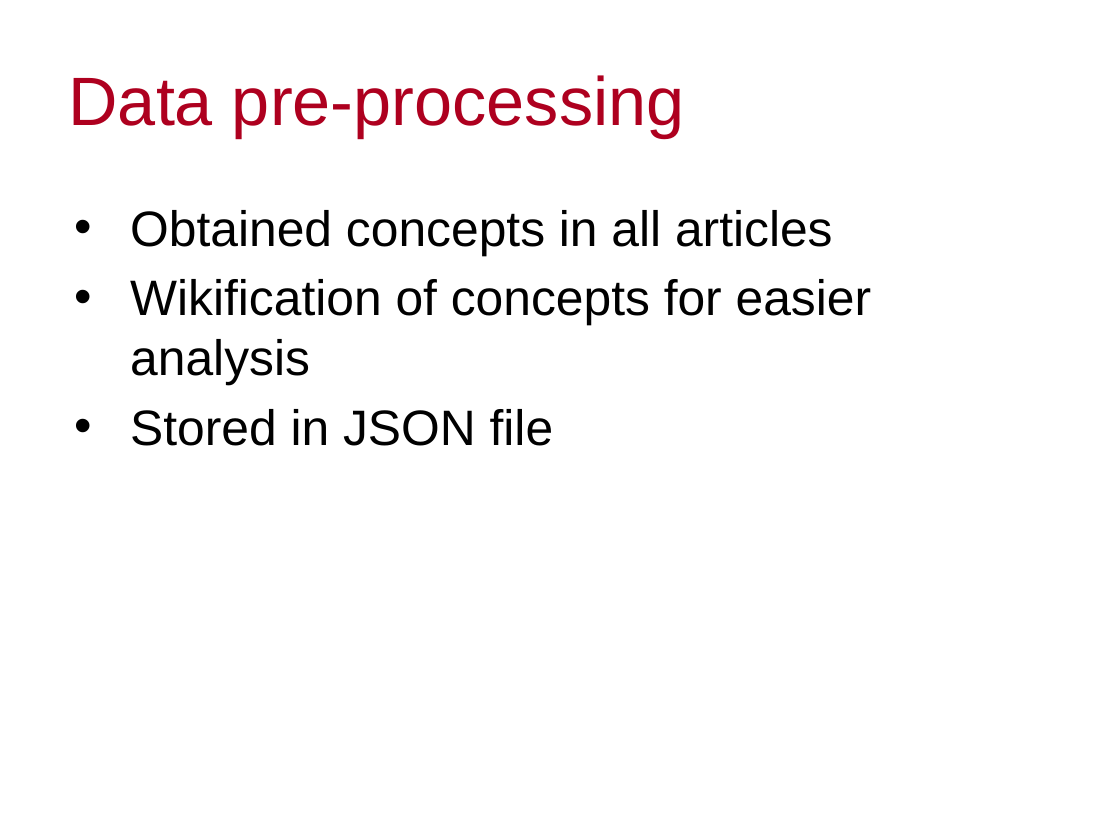
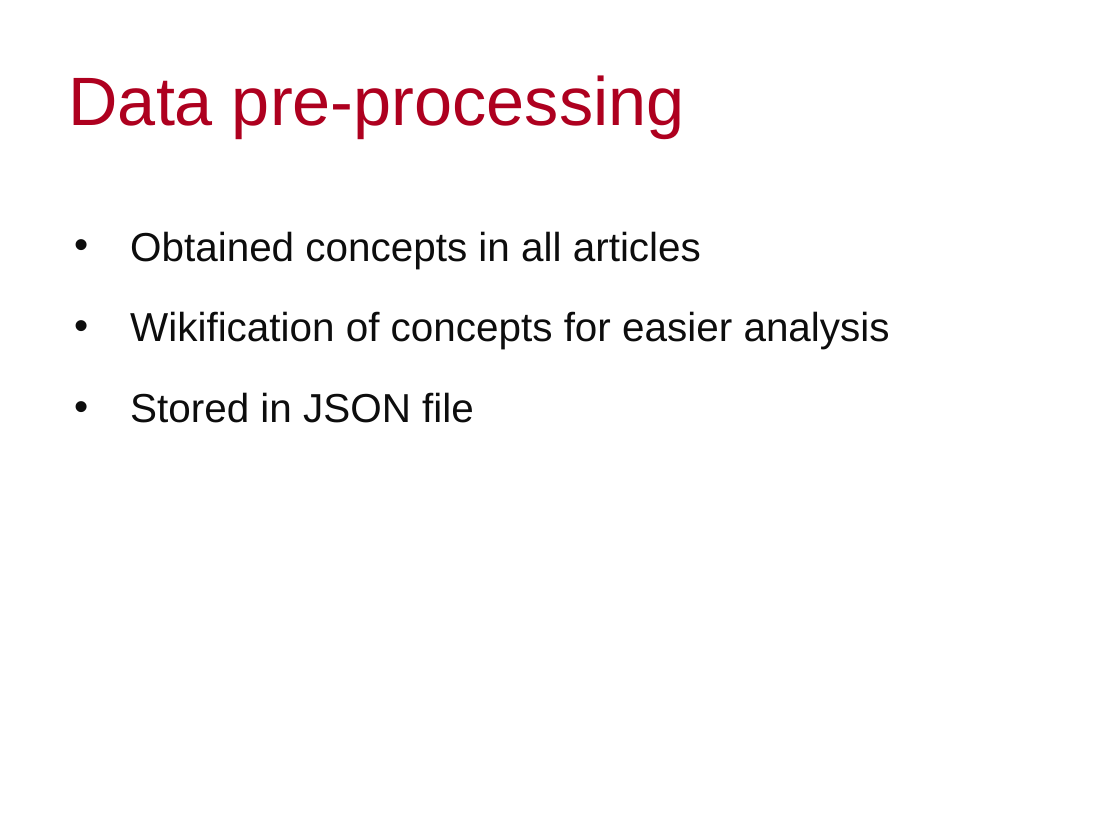
Before and after one commit to Zala/textMining, a slide deck: slide 3 of Presentation.pptx. Drawn at 1120x840 pixels with LibreOffice and Linux fonts; fonts in the diff are those of the drawing; background and template pictures are left out. Boxes give left, top, right and bottom in pixels: in the first picture for what was removed or moved away, otherwise in the second. Text is boxed around its words. In the diff, an @@ line names an element or a change of style, - is before the commit and + after.

```diff
--- a/Presentation.pptx
+++ b/Presentation.pptx
@@ text "Obtained concepts in all articles" at [130, 231, 890, 423]: size 32 to 26 pt, text colour #000000 to #0D0D0D; line spacing 1 to 1.5; less space between paragraphs @@
```
Also in this commit, not shown: 5 other slides changed, 1 slide added.
